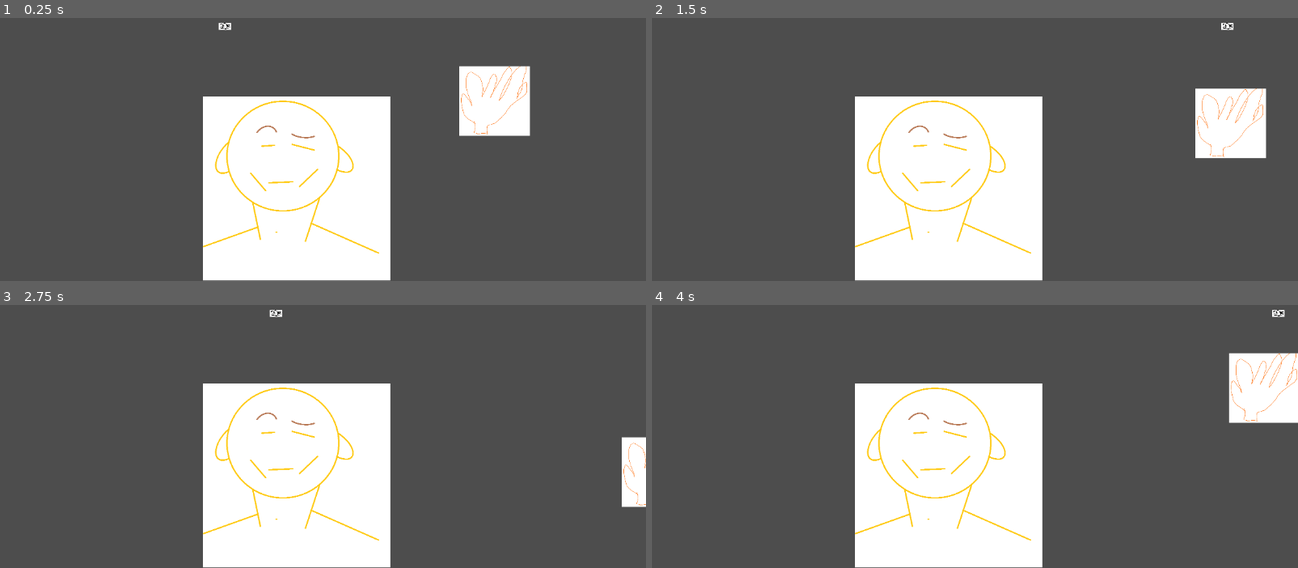
Above: before the commit, frames 1-4 (two rows, left to right).
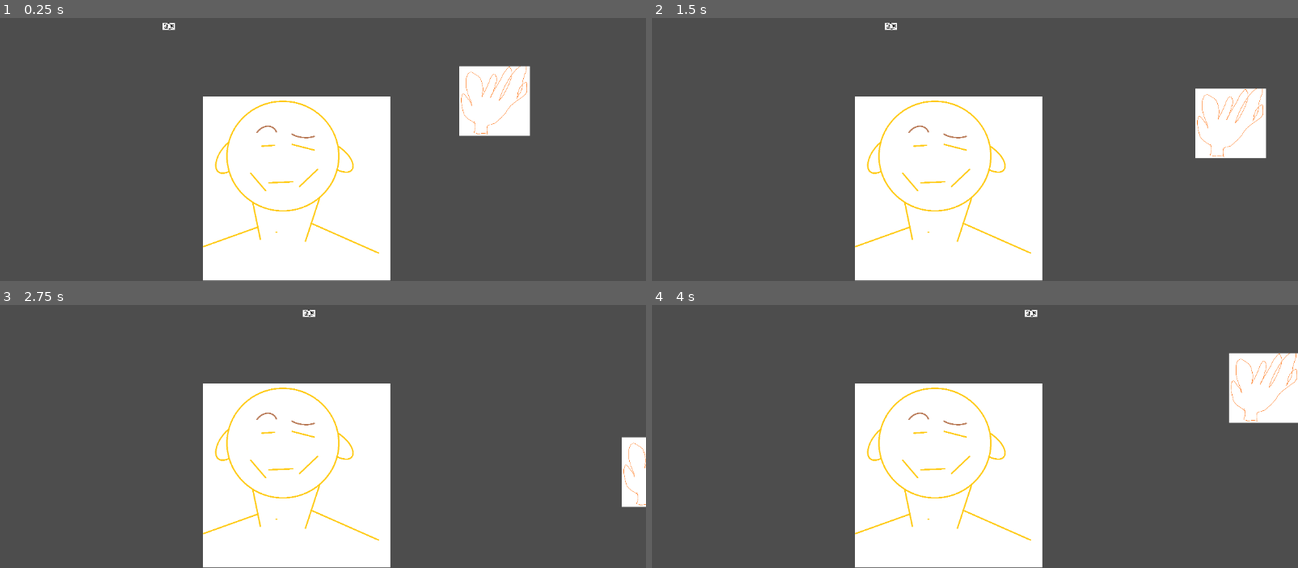
Above: after the commit, the same moments.

Repository: GopnikJammeri/LDJam56
Game: Godot game, scene res://Scenes/world.tscn
The game is run twice, just before and just after one commit, with the same random seed, the same clock (stepped at 60 frames per second) and the same inputs.
Inputs (mouse positions are in pixels of both pictures, inside the frame that each line leads up to):
- Up to frame 1 (0.25 s): no input
- Up to frame 2 (1.5 s): tap Enter at 0.5 s; move the mouse to (1117, 81) at 0.52 s; hold Right (human_move_right) 0.53-1.28 s; click (1117, 81) at 0.6 s; move the mouse to (845, 117) at 1.27 s; hold Down (human_move_down) from 1.28 s (still down); click (845, 117) at 1.35 s
- Up to frame 3 (2.75 s): move the mouse to (387, 307) at 2.02 s; release Down (human_move_down) at 2.03 s; hold Right (human_move_right) from 2.03 s (still down); click (387, 307) at 2.1 s
- Up to frame 4 (4 s): move the mouse to (942, 460) at 2.77 s; release Right (human_move_right) at 2.78 s; hold Up (human_move_up) 2.78-3.53 s; click (942, 460) at 2.85 s; move the mouse to (1168, 441) at 3.52 s; hold Left (human_move_left) from 3.53 s (still down); click (1168, 441) at 3.6 s

The runs differ from the first frame. In frame 1, 0.1% of the frame differs, in the area x 25-36%, y 1-5%; in frame 2, 0.1%; in frame 3, 0.1%; in frame 4, 0.1%, in the area x 57-98%, y 1-5%.

Commit message:
Bite Marks wont overlap

Diff:
--- a/Scenes/2.svg
+++ /dev/null
@@ -1 +0,0 @@
-<svg xmlns="http://www.w3.org/2000/svg" width="128" height="128"><rect width="124" height="124" x="2" y="2" fill="#363d52" stroke="#212532" stroke-width="4" rx="14"/><g fill="#fff" transform="translate(12.322 12.322)scale(.101)"><path d="M105 673v33q407 354 814 0v-33z"/><path fill="#478cbf" d="m105 673 152 14q12 1 15 14l4 67 132 10 8-61q2-11 15-15h162q13 4 15 15l8 61 132-10 4-67q3-13 15-14l152-14V427q30-39 56-81-35-59-83-108-43 20-82 47-40-37-88-64 7-51 8-102-59-28-123-42-26 43-46 89-49-7-98 0-20-46-46-89-64 14-123 42 1 51 8 102-48 27-88 64-39-27-82-47-48 49-83 108 26 42 56 81zm0 33v39c0 276 813 276 814 0v-39l-134 12-5 69q-2 10-14 13l-162 11q-12 0-16-11l-10-65H446l-10 65q-4 11-16 11l-162-11q-12-3-14-13l-5-69z"/><path d="M483 600c0 34 58 34 58 0v-86c0-34-58-34-58 0z"/><circle cx="725" cy="526" r="90"/><circle cx="299" cy="526" r="90"/></g><g fill="#414042" transform="translate(12.322 12.322)scale(.101)"><circle cx="307" cy="532" r="60"/><circle cx="717" cy="532" r="60"/></g></svg>
--- a/Scenes/Hand.tscn
+++ b/Scenes/Hand.tscn
@@ -23,6 +23,8 @@
 one_shot = true
 
 [node name="HitBox" parent="." instance=ExtResource("3_w7f20")]
+collision_layer = 8
+collision_mask = 16
 
 [node name="CollisionShape2D" parent="HitBox" index="0"]
 position = Vector2(0.5, 0)
--- a/Scripts/mosquito.gd
+++ b/Scripts/mosquito.gd
@@ -1,6 +1,6 @@
 extends CharacterBody2D
 
-@export var speed: float = 500.0     # The forward movement speed
+@export var speed: float = 100.0     # The forward movement speed
 @export var rotation_speed: float = 10.0  # The speed of steering
 
 @onready var cooldown_timer: Timer = $CooldownTimer
@@ -16,6 +16,7 @@
 var human = null
 var attached_offset: Vector2 = Vector2.ZERO
 var PlayerInput
+var bite_threshold: float = 20.0
 
 func _ready() -> void:
 	screen_size = get_viewport_rect().size
@@ -91,8 +92,13 @@
 	is_on_human = false
 
 func _on_bite_mark_timer_timeout() -> void:
+	if is_bite_mark_overlapped():
+		return
+
+	var bite_mark_position = position - human.position
 	var bite_mark = BITE_MARK.instantiate()
-	bite_mark.position = position - human.position
+	bite_mark.position = bite_mark_position
+	bite_mark.set_meta("bite_mark", true)
 	human.add_child(bite_mark)
 	print("Bite mark spawned!")
 
@@ -100,3 +106,12 @@
 func _on_cooldown_timer_timeout() -> void:
 	print("Cooldown finished")
 	is_on_cooldown = false
+
+func is_bite_mark_overlapped() -> bool:
+	for child in human.get_children():
+		if child.has_meta("bite_mark"):
+			var distance = child.position.distance_to(position - human.position)
+			if distance < bite_threshold:
+				print("Too close to another bite mark, won't spawn a new one.")
+				return true
+	return false
Not shown, removed: Scenes/2.svg.import
Not shown: 1 places in Scenes/Hand.tscn that only renumber resources
Binary file removed: Scenes/bite_mark.png
Not shown, removed: Scenes/bite_mark.png.import
Not shown: 1 places in Scenes/world.tscn that only renumber resources
